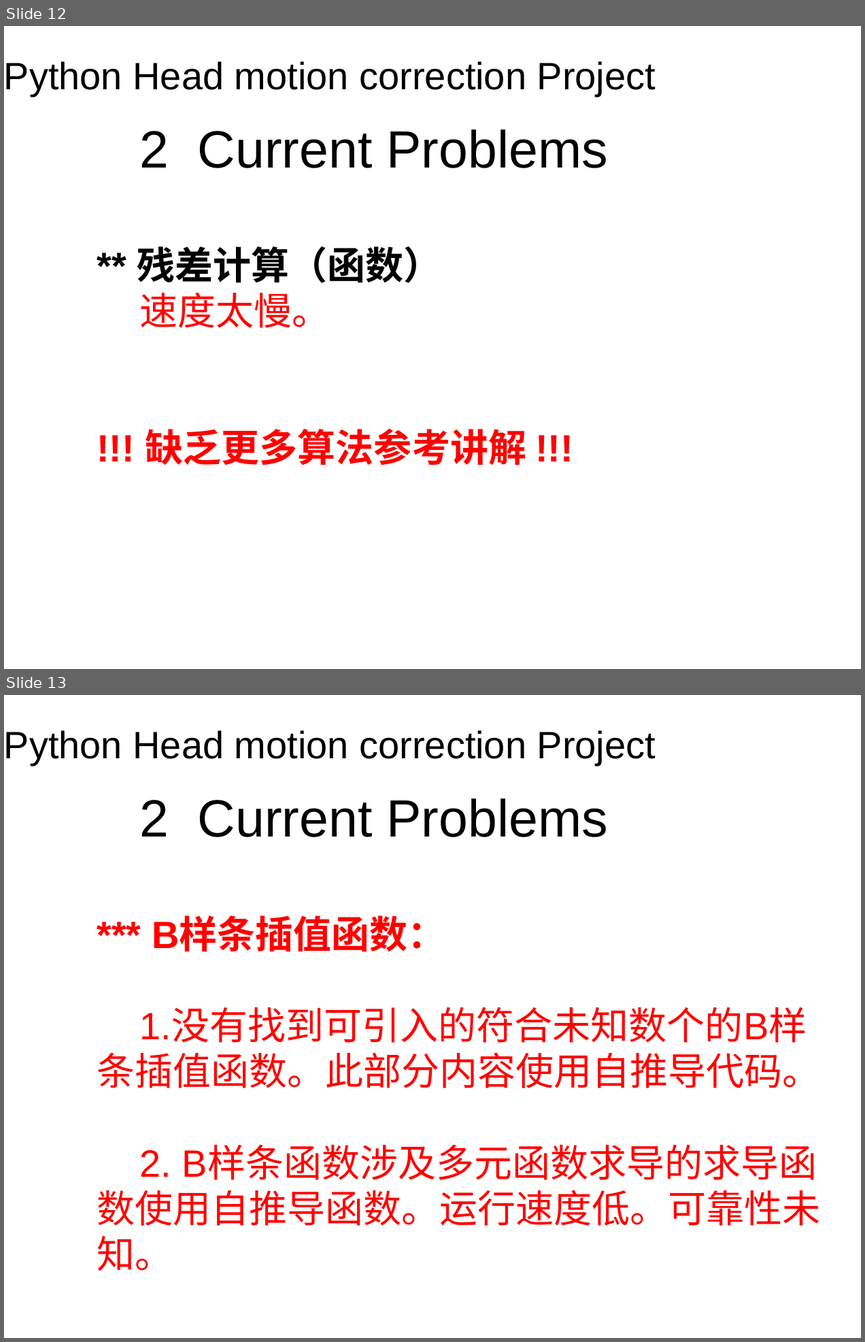
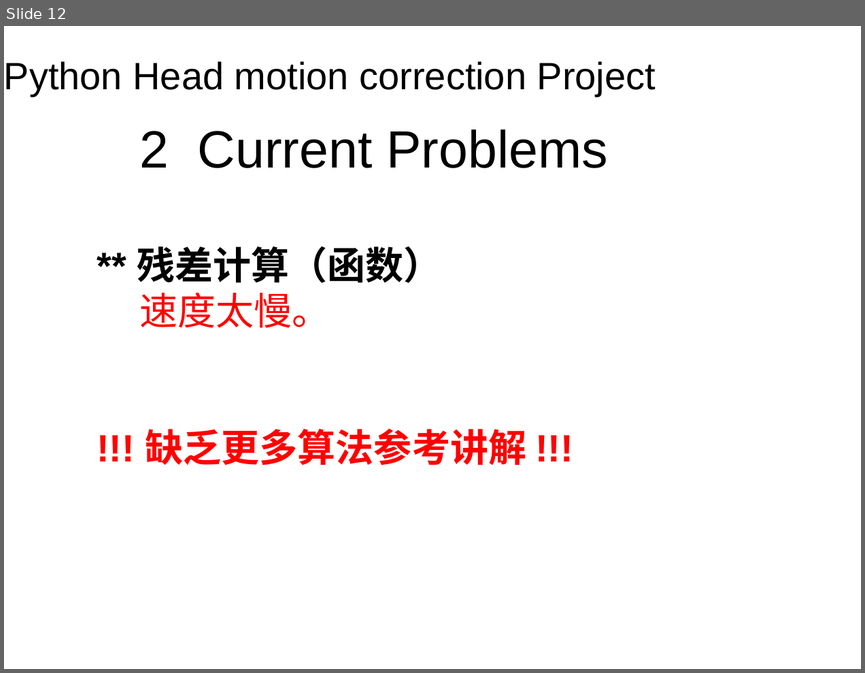
Before and after one commit to get-jiang/head-motion-correction-realign, a slide deck: 期中PPT.pptx. Shown one above the other, each under a label of ours: slides 12 and 13 before the commit, slide 12 after it. The pictures are 865x1342 and 865x673 pixels, drawn with LibreOffice and Linux fonts; fonts in the diff are those of the drawing; background and template pictures are left out. Boxes give left, top, right and bottom in pixels: in the first picture for what was removed or moved away, otherwise in the second. Text is boxed around its words. In the diff, an @@ line names an element or a change of style, - is before the commit and + after.

```diff
--- a/期中PPT.pptx
+++ b/期中PPT.pptx
@@ slide 13 removed at (x1=4, y1=695, x2=861, y2=1338), background picture (left out) @@
@@ title removed at (x1=4, y1=730, x2=655, y2=766) @@
-Python Head motion correction Project
@@ text removed at (x1=96, y1=798, x2=820, y2=1270) @@
-2 Current Problems
-*** B样条插值函数：
-1.没有找到可引入的符合未知数个的B样条插值函数。此部分内容使用自推导代码。
-2. B样条函数涉及多元函数求导的求导函数使用自推导函数。运行速度低。可靠性未知。
```
Also in this commit, not shown: 4 slides changed.
